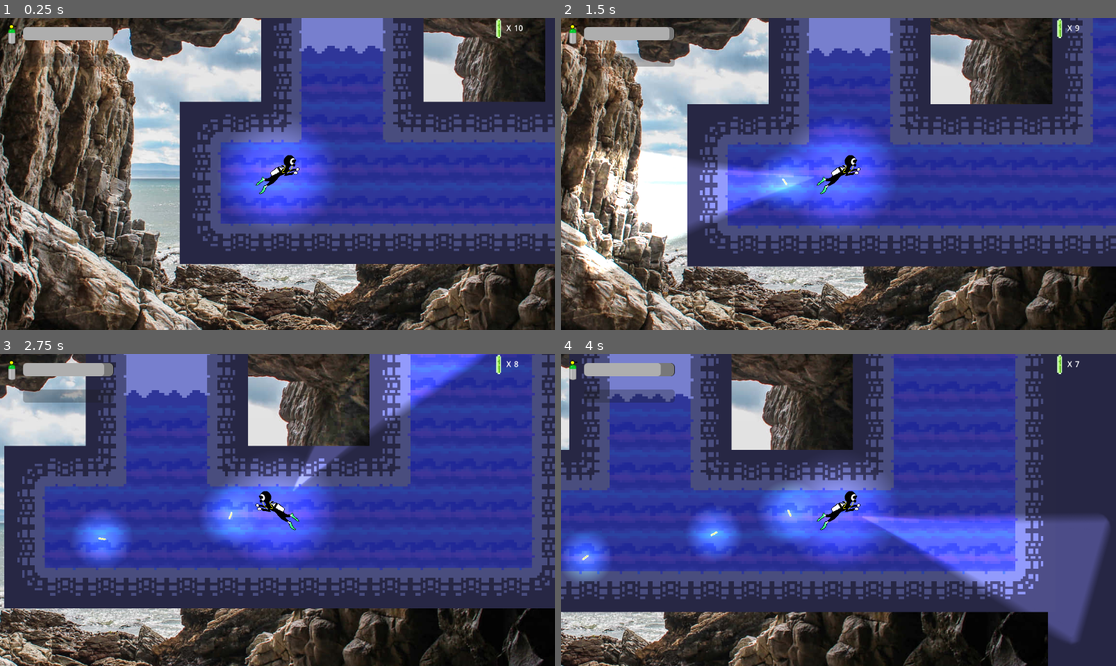
Above: before the commit, frames 1-4 (two rows, left to right).
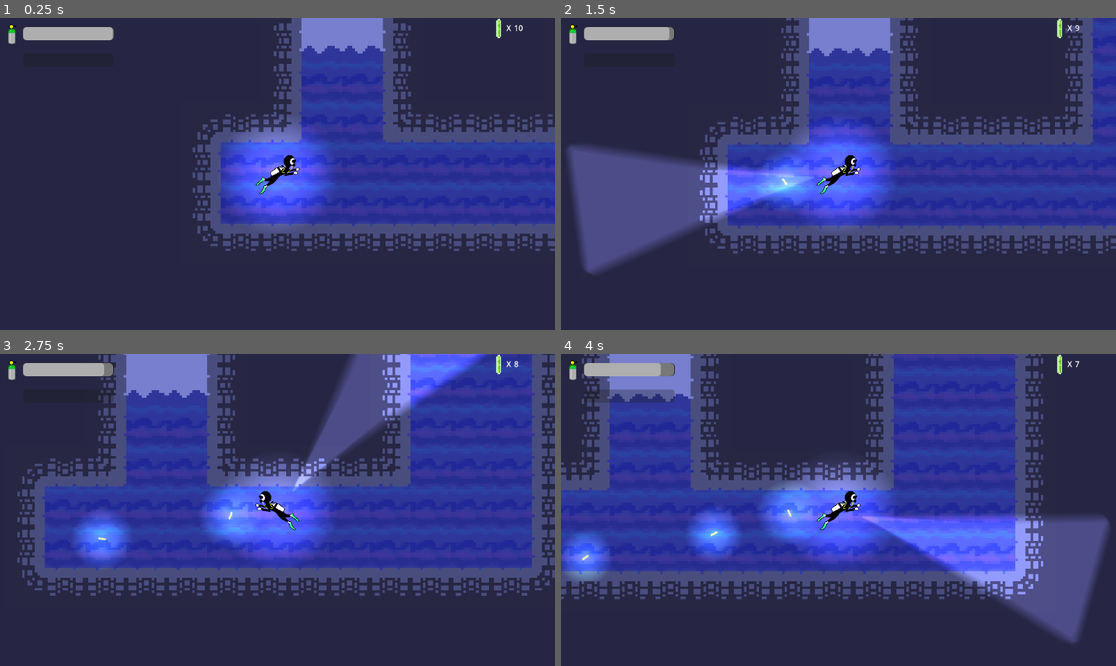
Above: after the commit, the same moments.

Repository: DeclanHarty/InTooDeep
Game: Godot game, scene res://scenes/game_scene.tscn
The game is run twice, just before and just after one commit, with the same random seed, the same clock (stepped at 60 frames per second) and the same inputs. The engine's default icon, where the game draws it, is replaced by a stand-in: a white triangle on a blue panel in a dark square.
Inputs (mouse positions are in pixels of both pictures, inside the frame that each line leads up to):
- Up to frame 1 (0.25 s): no input
- Up to frame 2 (1.5 s): tap Enter at 0.5 s; move the mouse to (960, 158) at 0.52 s; hold Space (drop_glowstick) 0.53-1.28 s; hold Right (ui_right) from 0.53 s (still down); tap Up (ui_up) at 0.77 s; move the mouse to (727, 189) at 1.27 s; tap E (retrieve_glowstick) at 1.35 s
- Up to frame 3 (2.75 s): tap Up (ui_up) at 1.52 s; move the mouse to (333, 441) at 2.02 s; release Right (ui_right) at 2.03 s; hold Left (ui_left) from 2.03 s (still down); hold Space (drop_glowstick) from 2.03 s (still down)
- Up to frame 4 (4 s): move the mouse to (810, 572) at 2.77 s; release Left (ui_left) at 2.78 s; release Space (drop_glowstick) at 2.78 s; hold Right (ui_right) from 2.78 s (still down); tap E (retrieve_glowstick) at 2.85 s; tap Up (ui_up) at 3.02, 3.77 s; move the mouse to (1005, 556) at 3.52 s; hold Space (drop_glowstick) from 3.53 s (still down)

The runs differ from the first frame. In frame 1, 55% of the frame differs, in the area x 0-100%, y 0-100%; in frame 2, 47%; in frame 3, 29%; in frame 4, 22%.

Commit message:
Removed cave sprite

Diff:
--- a/scenes/game_scene.tscn
+++ b/scenes/game_scene.tscn
@@ -1,11 +1,10 @@
-[gd_scene load_steps=18 format=3 uid="uid://bxdkdln1id0pk"]
+[gd_scene load_steps=17 format=3 uid="uid://bxdkdln1id0pk"]
 
 [ext_resource type="Script" path="res://scenes/game_scene_manager.gd" id="1_1kxip"]
 [ext_resource type="PackedScene" uid="uid://bsiuke4a1y2ao" path="res://scenes/player.tscn" id="1_a3g5g"]
 [ext_resource type="Script" path="res://scripts/oxygen_manager.gd" id="1_pcyim"]
 [ext_resource type="PackedScene" uid="uid://4rbdgp2kpva1" path="res://scenes/maze_walls.tscn" id="1_tmx8u"]
 [ext_resource type="Script" path="res://scripts/glowstick_manager.gd" id="2_64osl"]
-[ext_resource type="Texture2D" uid="uid://bkan4ybqgutri" path="res://Assets/cave-background-xmrf3cnk7aa9t79a.jpg" id="2_njtht"]
 [ext_resource type="Texture2D" uid="uid://krxmiayby7xl" path="res://icon.svg" id="3_702yu"]
 [ext_resource type="Script" path="res://scripts/game_ui.gd" id="8_mf8gn"]
 [ext_resource type="Texture2D" uid="uid://brdq5y8hwcggt" path="res://Assets/oxygen_ui.png" id="8_wc5j5"]
@@ -68,10 +67,6 @@
 [node name="CanvasModulate" type="CanvasModulate" parent="."]
 visible = false
 color = Color(0, 0, 0, 1)
-
-[node name="Sprite2D" type="Sprite2D" parent="."]
-z_index = -1
-texture = ExtResource("2_njtht")
 
 [node name="Icon" type="Sprite2D" parent="."]
 visible = false
@@ -179,5 +174,4 @@
 [connection signal="oxygen_changed" from="OxygenManager" to="CanvasLayer/GameUI" method="_on_oxygen_manager_oxygen_changed"]
 [connection signal="permanent_oxygen_changed" from="OxygenManager" to="CanvasLayer/GameUI" method="_on_oxygen_manager_permanent_oxygen_changed"]
 [connection signal="child_exiting_tree" from="MazeWalls" to="MazeWalls" method="_on_child_exiting_tree"]
-[connection signal="child_entered_tree" from="Sprite2D" to="MazeWalls" method="_on_sprite_2d_child_entered_tree"]
 [connection signal="glowstick_num_change" from="GlowstickManager" to="CanvasLayer/GameUI" method="_on_glowstick_manager_glowstick_num_change"]
